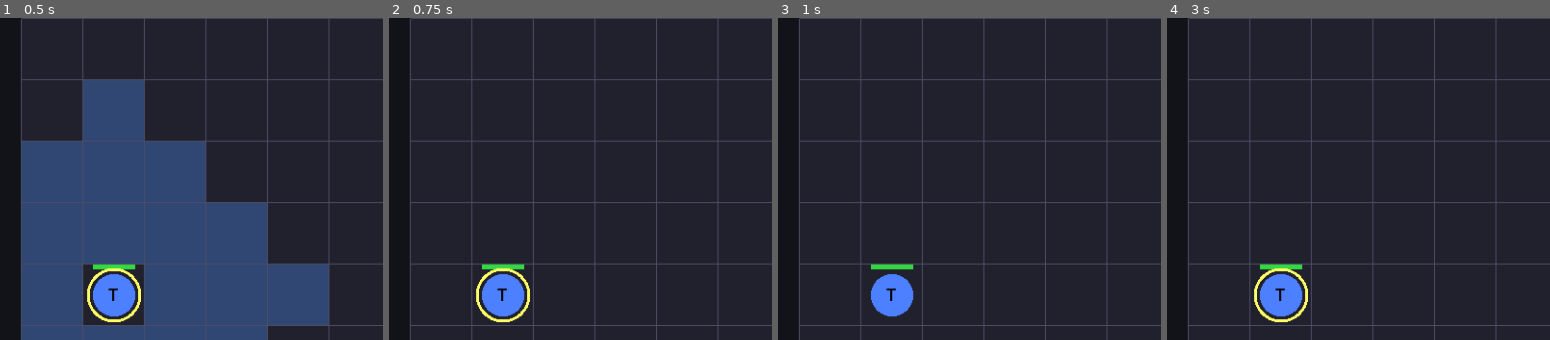
Above: before the commit, frames 1-4 (left to right).
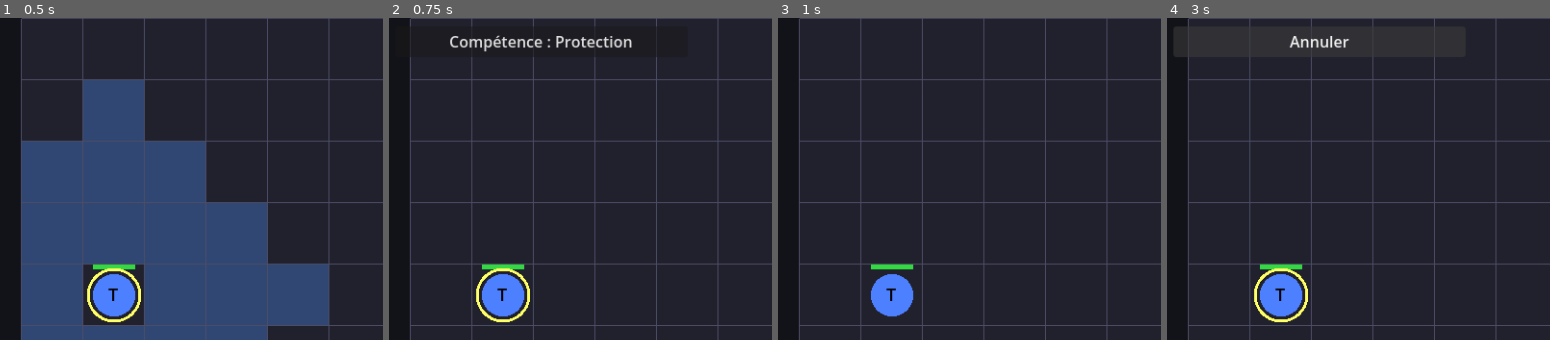
Above: after the commit, the same moments.

Repository: bodji27200-web/mon-jeux-video-
Game: Godot game, scene res://Main.tscn
Two runs of this game, one before a commit and one after it. Both use one fixed random seed, a clock stepped at 60 frames per second and the inputs below. This scene is started directly instead of the project's main scene.
Inputs (mouse positions are % of the whole screen's width and height, from its top left):
- Up to frame 1 (0.5 s): no input
- Up to frame 2 (0.75 s): tap Enter (ui_accept) at 0.5 s; move the mouse to (74, 46) at 0.52 s; click (74, 46) at 0.67 s
- Up to frame 3 (1 s): tap Enter (ui_accept) at 0.77 s
- Up to frame 4 (3 s): move the mouse to (30, 57) at 1.27 s; click (30, 57) at 1.42 s; tap Enter (ui_accept) at 1.52, 2 s; move the mouse to (61, 28) at 2.02 s; click (61, 28) at 2.17 s; click (20, 7) at 2.75 s, where only the run after the commit has a clickable "Compétence : Protection"
The pictures show only the part of the screen within x 0-50%, y 4-53%; the shares and areas given below are measured in that part.

Frame 1 is identical in both runs. In frame 2, 1.0% of the frame differs, in the area x 5-70%, y 2-13%; in frame 3, nothing differs; in frame 4, 0.4%.

Commit message:
Competences: systeme actif data-driven (cooldown) + Protection/Teleportation/Nova de givre, IA incluse

Diff:
--- a/AI.gd
+++ b/AI.gd
@@ -64,8 +64,20 @@
 				best_score = s
 				best = cell
 
+	# Compétence active : décider si (et où) l'utiliser ce tour-ci.
+	var skill_cell = null
+	if not mistake and unit.skill_ready():
+		var sk: Dictionary = unit.data.active
+		if sk.type == "teleport_strike":
+			# La téléportation remplace le déplacement normal.
+			skill_cell = _plan_skill(unit, enemies, allies, grid, unit.grid_position)
+			if skill_cell != null:
+				best = unit.grid_position
+		else:
+			skill_cell = _plan_skill(unit, enemies, allies, grid, best)
+
 	var tgt: Node = target if (target == unit or grid.manhattan(best, target.grid_position) <= rng) else null
-	return {"move": best, "target": tgt}
+	return {"move": best, "target": tgt, "skill_cell": skill_cell}
 
 
 # Dégâts estimés (pour repérer les cibles que l'on peut achever).
@@ -234,3 +246,65 @@
 
 static func _rand_from(pool: Array) -> String:
 	return pool[randi() % pool.size()] if not pool.is_empty() else ""
+
+
+# --- Décision d'usage des compétences actives ---
+# Renvoie la case à cibler si la compétence vaut le coup depuis `from`, sinon null.
+
+static func _plan_skill(unit: Node, enemies: Array, allies: Array, grid: Node, from: Vector2i):
+	var sk: Dictionary = unit.data.active
+	var rng: int = int(sk.range)
+	match sk.type:
+		"shield_ally":
+			# Protéger l'allié le plus menacé à portée (et pas déjà protégé).
+			var best_a: Node = null
+			var best_ratio := 0.6  # seulement si vraiment blessé
+			for a in allies:
+				if grid.manhattan(from, a.grid_position) > rng or _has_buff(a, "bouclier"):
+					continue
+				var ratio := float(a.hp) / float(a.data.max_hp)
+				if ratio < best_ratio:
+					best_ratio = ratio
+					best_a = a
+			return best_a.grid_position if best_a != null else null
+		"teleport_strike":
+			# Foncer sur la meilleure cible à portée qui n'est pas déjà au contact.
+			var best_e: Node = null
+			var best_score := -INF
+			for e in enemies:
+				var d: int = grid.manhattan(from, e.grid_position)
+				if d > rng or d <= 1:
+					continue
+				var s := -float(e.hp)
+				if e.data.behavior == "heal":
+					s += 60.0
+				elif e.data.behavior == "kite":
+					s += 30.0
+				if s > best_score:
+					best_score = s
+					best_e = e
+			return best_e.grid_position if best_e != null else null
+		"frost_nova":
+			# Viser le point qui gèle le plus d'ennemis (au moins 2).
+			var radius: int = int(sk.get("radius", 1))
+			var best_cell = null
+			var best_cnt := 1
+			for e in enemies:
+				if grid.manhattan(from, e.grid_position) > rng:
+					continue
+				var cnt := 0
+				for o in enemies:
+					if grid.manhattan(o.grid_position, e.grid_position) <= radius:
+						cnt += 1
+				if cnt > best_cnt:
+					best_cnt = cnt
+					best_cell = e.grid_position
+			return best_cell
+	return null
+
+
+static func _has_buff(u: Node, id: String) -> bool:
+	for b in u.buffs:
+		if b.get("id", "") == id:
+			return true
+	return false
--- a/Battle.gd
+++ b/Battle.gd
@@ -6,17 +6,19 @@
 @onready var turn_manager: Node = $TurnManager
 @onready var end_label: Label = $UI/EndLabel
 @onready var replay_button: Button = $UI/RejouerButton
+@onready var skill_button: Button = $UI/SkillButton
 
 const UNIT_SCENE := preload("res://Unit.tscn")
 
 var active_unit: Node = null
-var phase := "idle"  # "move" puis "attack" pendant le tour du joueur
+var phase := "idle"  # "move", "attack" puis éventuellement "skill" (joueur)
 var _finished := false
 
 
 func _ready() -> void:
 	_spawn_units()
 	replay_button.pressed.connect(_on_replay)
+	skill_button.pressed.connect(_on_skill_button)
 	turn_manager.turn_started.connect(_on_turn_started)
 	turn_manager.start()
 
@@ -62,19 +64,32 @@
 	grid.move_cells = grid.get_reachable_cells(unit.grid_position, unit.move_range(), _occupied(unit))
 	grid.target_cells = []
 	grid.heal_cells = []
+	grid.skill_cells = []
 	grid.queue_redraw()
 
 
 func _enter_action_phase() -> void:
 	phase = "attack"
 	grid.move_cells = []
+	grid.skill_cells = []
 	if _is_healer(active_unit):
 		grid.heal_cells = _action_targets(active_unit)
 		grid.target_cells = []
 	else:
 		grid.target_cells = _action_targets(active_unit)
 		grid.heal_cells = []
+	_refresh_skill_button()
 	grid.queue_redraw()
+
+
+# Compétence : bouton visible seulement si l'unité du joueur en a une prête.
+func _refresh_skill_button() -> void:
+	var ready: bool = phase in ["attack", "skill"] and active_unit != null \
+			and active_unit.is_player() and active_unit.skill_ready()
+	skill_button.visible = ready
+	if ready:
+		var sk: Dictionary = active_unit.data.active
+		skill_button.text = "Annuler" if phase == "skill" else "Compétence : " + str(sk.name)
 
 
 func _ai_take_turn(unit: Node) -> void:
@@ -83,11 +98,33 @@
 	if plan.move != unit.grid_position:
 		unit.move_to(plan.move)
 		await get_tree().create_timer(0.35).timeout
-	if plan.target != null and plan.target.is_alive() \
+	# L'IA utilise sa compétence si elle l'a jugée utile, sinon attaque normale.
+	if plan.get("skill_cell") != null and unit.skill_ready():
+		_use_skill(unit, plan.skill_cell)
+	elif plan.target != null and plan.target.is_alive() \
 			and grid.manhattan(unit.grid_position, plan.target.grid_position) <= unit.action_range():
 		_perform_action(unit, plan.target)
 	await get_tree().create_timer(0.2).timeout
 	_end_turn()
+
+
+# Le joueur (dé)sélectionne le mode compétence pendant la phase d'action.
+func _on_skill_button() -> void:
+	if active_unit == null or not active_unit.is_player():
+		return
+	if phase == "attack":
+		_enter_skill_phase()
+	elif phase == "skill":
+		_enter_action_phase()  # annuler -> retour à l'attaque
+
+
+func _enter_skill_phase() -> void:
+	phase = "skill"
+	grid.target_cells = []
+	grid.heal_cells = []
+	grid.skill_cells = _skill_targets(active_unit)
+	_refresh_skill_button()
+	grid.queue_redraw()
 
 
 func _unhandled_input(event: InputEvent) -> void:
@@ -111,6 +148,9 @@
 		if target:
 			_perform_action(active_unit, target)
 			_end_turn()
+	elif phase == "skill" and cell in grid.skill_cells:
+		_use_skill(active_unit, cell)
+		_end_turn()
 
 
 # Soin si soigneur, sinon attaque (avec coup critique éventuel).
@@ -118,23 +158,29 @@
 	if _is_healer(unit):
 		target.heal(int(unit.data.heal))
 	else:
-		var dmg: float = unit.data.attack
-		var is_crit: bool = randf() < unit.data.crit_chance
-		if is_crit:
-			dmg *= 2.0
-		dmg *= unit.damage_dealt_mult() * target.damage_taken_mult()
-		dmg *= _difficulty_damage_mult(unit)
-		target.take_damage(int(round(dmg)), is_crit)
-		# Certaines classes infligent un debuff au contact.
-		if unit.data.has("on_hit") and target.is_alive():
-			target.add_buff(unit.data.on_hit)
+		_attack(unit, target)
 	unit.has_acted = true
+
+
+# Attaque de base : dégâts, coup critique, multiplicateurs, debuff au contact.
+func _attack(unit: Node, target: Node) -> void:
+	var dmg: float = unit.data.attack
+	var is_crit: bool = randf() < unit.data.crit_chance
+	if is_crit:
+		dmg *= 2.0
+	dmg *= unit.damage_dealt_mult() * target.damage_taken_mult()
+	dmg *= _difficulty_damage_mult(unit)
+	target.take_damage(int(round(dmg)), is_crit)
+	if unit.data.has("on_hit") and target.is_alive():
+		target.add_buff(unit.data.on_hit)
 
 
 func _end_turn() -> void:
 	grid.move_cells = []
 	grid.target_cells = []
 	grid.heal_cells = []
+	grid.skill_cells = []
+	skill_button.visible = false
 	grid.queue_redraw()
 	phase = "idle"
 	if _check_end():
@@ -164,6 +210,61 @@
 	return false
 
 
+# --- Compétences actives ---
+
+# Cases ciblables par la compétence de l'unité (alliés ou ennemis à portée).
+func _skill_targets(unit: Node) -> Array:
+	var cells: Array = []
+	if not unit.skill_ready():
+		return cells
+	var sk: Dictionary = unit.data.active
+	for u in get_tree().get_nodes_in_group("units"):
+		if not u.is_alive() or u == unit:
+			continue
+		if grid.manhattan(unit.grid_position, u.grid_position) > int(sk.range):
+			continue
+		if sk.target == "ally" and u.team == unit.team:
+			cells.append(u.grid_position)
+		elif sk.target == "enemy" and u.team != unit.team:
+			cells.append(u.grid_position)
+	return cells
+
+
+# Applique l'effet de la compétence selon son type (data-driven, extensible).
+func _use_skill(caster: Node, cell: Vector2i) -> void:
+	var sk: Dictionary = caster.data.active
+	match sk.type:
+		"shield_ally":
+			var ally := _unit_at(cell)
+			if ally:
+				ally.add_buff("bouclier")
+		"teleport_strike":
+			var enemy := _unit_at(cell)
+			if enemy:
+				var dest = _free_adjacent(cell, caster)
+				if dest != null:
+					caster.move_to(dest)
+				_attack(caster, enemy)
+		"frost_nova":
+			var radius: int = int(sk.get("radius", 1))
+			for u in get_tree().get_nodes_in_group("units"):
+				if u.is_alive() and u.team != caster.team \
+						and grid.manhattan(u.grid_position, cell) <= radius:
+					u.add_buff("gel")
+	caster.start_skill_cooldown()
+	caster.has_acted = true
+
+
+# Première case libre adjacente à une cible (pour la téléportation).
+func _free_adjacent(cell: Vector2i, caster: Node):
+	var occ := _occupied(caster)
+	for dir in [Vector2i(1, 0), Vector2i(-1, 0), Vector2i(0, 1), Vector2i(0, -1)]:
+		var c: Vector2i = cell + dir
+		if grid.is_inside(c) and not occ.has(c):
+			return c
+	return null
+
+
 # --- Utilitaires ---
 
 func _is_healer(unit: Node) -> bool:
--- a/GameData.gd
+++ b/GameData.gd
@@ -11,9 +11,12 @@
 		"description": "Mur défensif. Beaucoup de PV, encaisse les coups en première ligne.",
 		"max_hp": 42, "move_range": 3, "attack": 8, "attack_range": 1,
 		"crit_chance": 0.05, "behavior": "melee", "role": "tank",
+		"active": {"name": "Protection", "type": "shield_ally", "target": "ally", "range": 2, "cooldown": 3,
+			"desc": "Donne un bouclier (dégâts réduits de moitié) à un allié à 2 cases."},
 		"skills": [
 			{"name": "Frappe", "description": "Attaque de mêlée de base.", "effect": "Inflige des dégâts au corps à corps.", "damage": 8, "range": 1},
 			{"name": "Robustesse", "description": "PV très élevés (passif).", "effect": "Encaisse les dégâts pour protéger l'équipe."},
+			{"name": "Protection (compétence)", "description": "Bouclier sur un allié.", "effect": "Réduit de moitié les dégâts subis par un allié pendant 2 tours. Recharge : 3 tours."},
 		],
 	},
 	"archer": {
@@ -31,9 +34,12 @@
 		"description": "Tueur mobile. Très grande mobilité et coups critiques dévastateurs.",
 		"max_hp": 18, "move_range": 5, "attack": 14, "attack_range": 1,
 		"crit_chance": 0.35, "behavior": "melee", "role": "melee",
+		"active": {"name": "Frappe de l'ombre", "type": "teleport_strike", "target": "enemy", "range": 5, "cooldown": 3,
+			"desc": "Se téléporte au contact d'un ennemi (jusqu'à 5 cases) et le frappe."},
 		"skills": [
 			{"name": "Lame rapide", "description": "Attaque de mêlée puissante.", "effect": "Inflige de gros dégâts au corps à corps.", "damage": 14, "range": 1},
 			{"name": "Coups critiques", "description": "35% de chances de coup critique.", "effect": "Double les dégâts de l'attaque."},
+			{"name": "Frappe de l'ombre (compétence)", "description": "Téléportation offensive.", "effect": "Se téléporte au contact d'un ennemi à 5 cases puis l'attaque. Recharge : 3 tours."},
 		],
 	},
 	"mage": {
@@ -81,9 +87,12 @@
 		"description": "Contrôle. Ralentit ses cibles à distance pour les empêcher de fuir ou d'approcher.",
 		"max_hp": 21, "move_range": 3, "attack": 9, "attack_range": 3,
 		"crit_chance": 0.10, "behavior": "kite", "on_hit": "gel", "role": "ranged",
+		"active": {"name": "Nova de givre", "type": "frost_nova", "target": "enemy", "range": 3, "radius": 1, "cooldown": 4,
+			"desc": "Gèle tous les ennemis autour d'une cible (jusqu'à 3 cases)."},
 		"skills": [
 			{"name": "Éclat de givre", "description": "Attaque de glace à distance.", "effect": "Inflige des dégâts à distance.", "damage": 9, "range": 3},
 			{"name": "Gel", "description": "Chaque tir ralentit la cible.", "effect": "Applique Gel : -2 déplacement pendant 2 tours.", "range": 3},
+			{"name": "Nova de givre (compétence)", "description": "Gel de zone.", "effect": "Ralentit tous les ennemis autour d'une cible. Recharge : 4 tours."},
 		],
 	},
 	"lancier": {
--- a/Grid.gd
+++ b/Grid.gd
@@ -11,10 +11,12 @@
 const COLOR_MOVE := Color(0.30, 0.55, 0.95, 0.35)    # cases de déplacement
 const COLOR_TARGET := Color(0.90, 0.25, 0.25, 0.40)  # cibles attaquables
 const COLOR_HEAL := Color(0.30, 0.85, 0.40, 0.40)    # alliés soignables
+const COLOR_SKILL := Color(0.75, 0.35, 0.95, 0.45)   # cibles de compétence
 
 var move_cells: Array = []
 var target_cells: Array = []
 var heal_cells: Array = []
+var skill_cells: Array = []
 
 
 func _draw() -> void:
@@ -29,6 +31,8 @@
 		draw_rect(_cell_rect(cell), COLOR_TARGET)
 	for cell in heal_cells:
 		draw_rect(_cell_rect(cell), COLOR_HEAL)
+	for cell in skill_cells:
+		draw_rect(_cell_rect(cell), COLOR_SKILL)
 	for col in COLUMNS + 1:
 		draw_line(Vector2(col * CELL_SIZE, 0), Vector2(col * CELL_SIZE, h), COLOR_LINE, 1.0)
 	for row in ROWS + 1:
--- a/Main.tscn
+++ b/Main.tscn
@@ -24,6 +24,14 @@
 offset_bottom = 40.0
 text = "Tour de :"
 
+[node name="SkillButton" type="Button" parent="UI"]
+offset_left = 16.0
+offset_top = 40.0
+offset_right = 320.0
+offset_bottom = 72.0
+text = "Compétence"
+visible = false
+
 [node name="EndLabel" type="Label" parent="UI"]
 anchor_left = 0.5
 anchor_top = 0.5
--- a/Unit.gd
+++ b/Unit.gd
@@ -14,6 +14,7 @@
 var hp := 0
 var has_moved := false
 var has_acted := false
+var skill_cd := 0  # tours restants avant de pouvoir réutiliser la compétence
 var buffs: Array = []  # buffs/debuffs actifs (étape 8)
 var _active := false
 
@@ -69,6 +70,22 @@
 func reset_turn() -> void:
 	has_moved = false
 	has_acted = false
+	if skill_cd > 0:  # la compétence recharge au fil des tours de l'unité
+		skill_cd -= 1
+
+
+# --- Compétence active (optionnelle, définie dans GameData via "active") ---
+
+func has_active() -> bool:
+	return data.has("active")
+
+
+func skill_ready() -> bool:
+	return has_active() and skill_cd <= 0
+
+
+func start_skill_cooldown() -> void:
+	skill_cd = int(data.active.cooldown)
 
 
 func take_damage(amount: int, is_crit := false) -> void:
